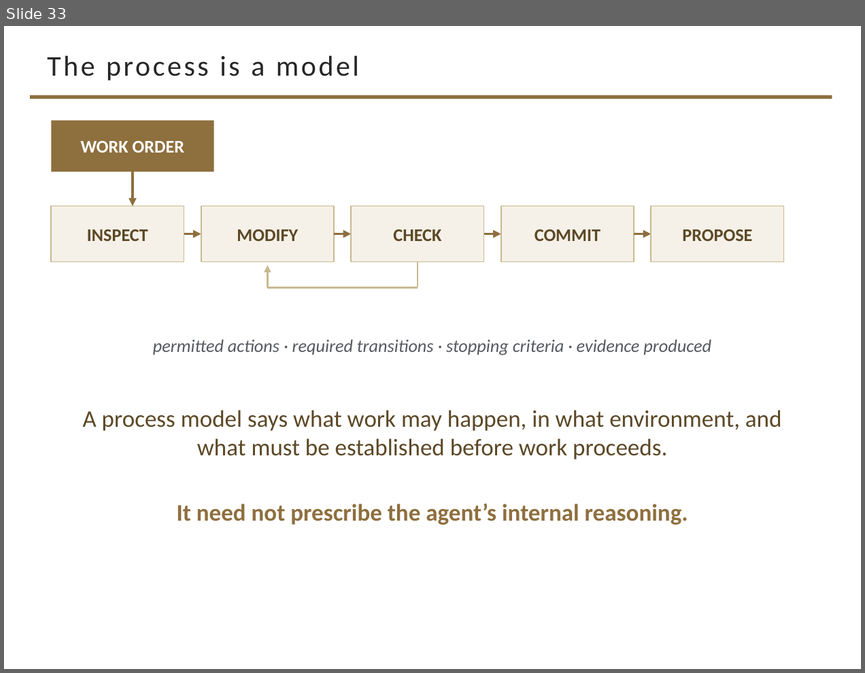
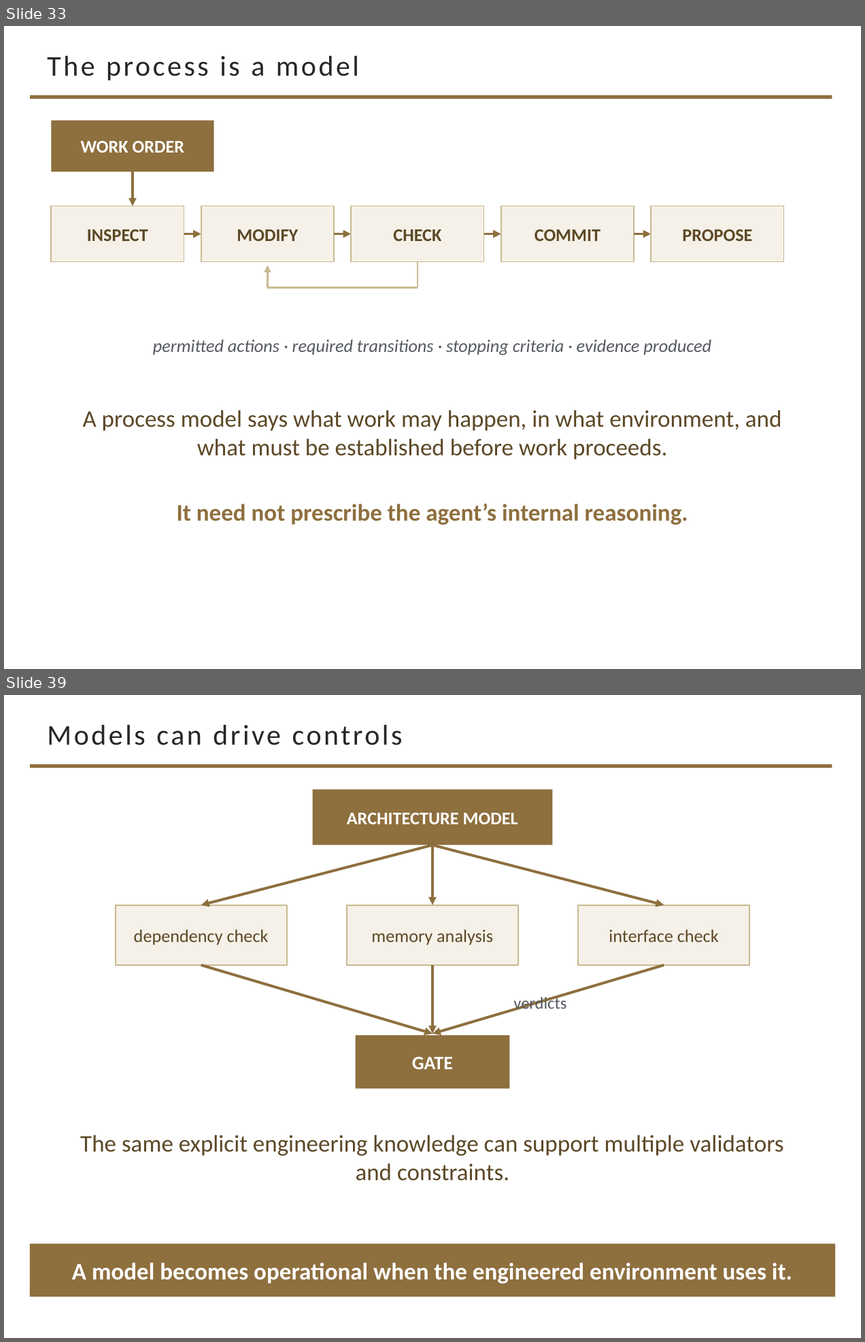
Before and after one commit to davisjam/model-based-agentic-software-engineering, a slide deck: course/lectures/act-2-delegation-and-control/03-alignment/2-3-Alignment.pptx. Shown one above the other, each under a label of ours: slide 33 before the commit, slides 33 and 39 after it; the slides between them are not shown. The pictures are 865x673 and 865x1342 pixels, drawn with LibreOffice and Linux fonts; fonts in the diff are those of the drawing; background and template pictures are left out. Boxes give left, top, right and bottom in pixels: in the first picture for what was removed or moved away, otherwise in the second. Text is boxed around its words. In the diff, an @@ line names an element or a change of style, - is before the commit and + after.

Commit message:
deck 2-3 rebuild phase 3: Section-2 failure-model slides + models-drive-controls bridge

```diff
--- a/course/lectures/act-2-delegation-and-control/03-alignment/2-3-Alignment.pptx
+++ b/course/lectures/act-2-delegation-and-control/03-alignment/2-3-Alignment.pptx
@@ slide 39 added at (4, 695, 861, 1338), background #FFFFFF; not listed: 1 template element that a slide beside it also shows @@
@@ title added at (47, 725, 402, 745), 24 pt, text #262626 @@
+Models can drive controls
@@ rectangle added at (313, 790, 552, 845), fill #8E6F3E, 15 pt, text #FFFFFF, bold @@
+ARCHITECTURE MODEL
@@ arrow added from (432, 845) to (201, 905), #8E6F3E 2.25 pt @@
@@ arrow added from (432, 845) to (432, 905), #8E6F3E 2.25 pt @@
@@ arrow added from (432, 845) to (664, 905), #8E6F3E 2.25 pt @@
@@ rectangle added at (116, 905, 287, 965), fill #F5F1E8, outline #C9B991 1 pt, 15 pt, text #5C4826 @@
+dependency check
@@ rectangle added at (347, 905, 518, 965), fill #F5F1E8, outline #C9B991 1 pt, 15 pt, text #5C4826 @@
+memory analysis
@@ rectangle added at (578, 905, 749, 965), fill #F5F1E8, outline #C9B991 1 pt, 15 pt, text #5C4826 @@
+interface check
@@ arrow added from (201, 965) to (432, 1034), #8E6F3E 2.25 pt @@
@@ arrow added from (432, 965) to (432, 1034), #8E6F3E 2.25 pt @@
@@ arrow added from (664, 965) to (432, 1034), #8E6F3E 2.25 pt @@
@@ text added at (513, 995, 566, 1011), 14 pt, text #555960 @@
+verdicts
@@ rectangle added at (356, 1035, 509, 1088), fill #8E6F3E, 16 pt, text #FFFFFF, bold @@
+GATE
@@ text added at (80, 1134, 783, 1181), 20 pt, text #5C4826 @@
+The same explicit engineering knowledge can support multiple validators and constraints.
@@ rectangle added at (30, 1243, 835, 1297), fill #8E6F3E, 20 pt, text #FFFFFF, bold @@
+A model becomes operational when the engineered environment uses it.
```
Also in this commit, not shown: 5 other slides added.
